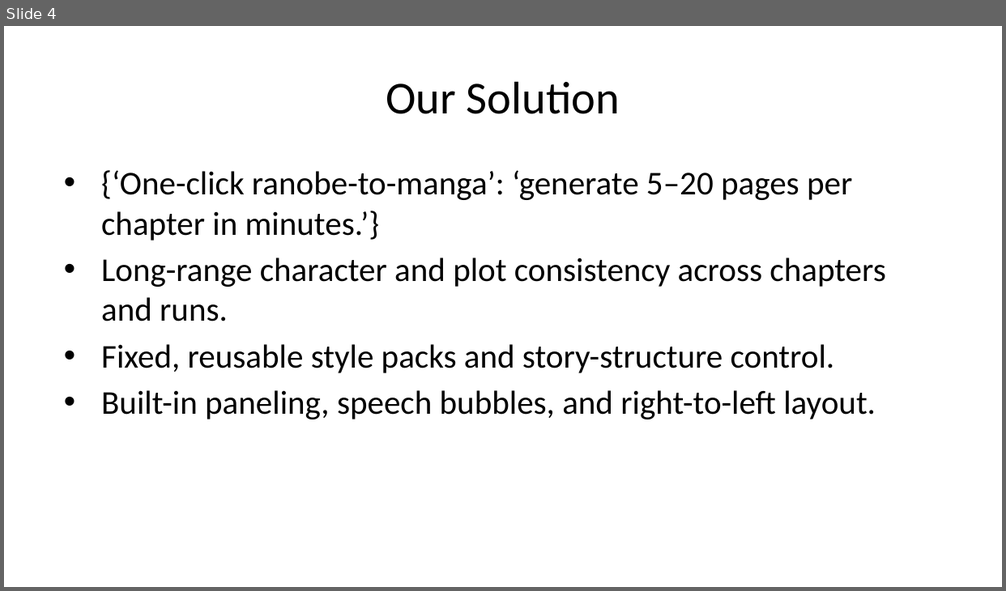
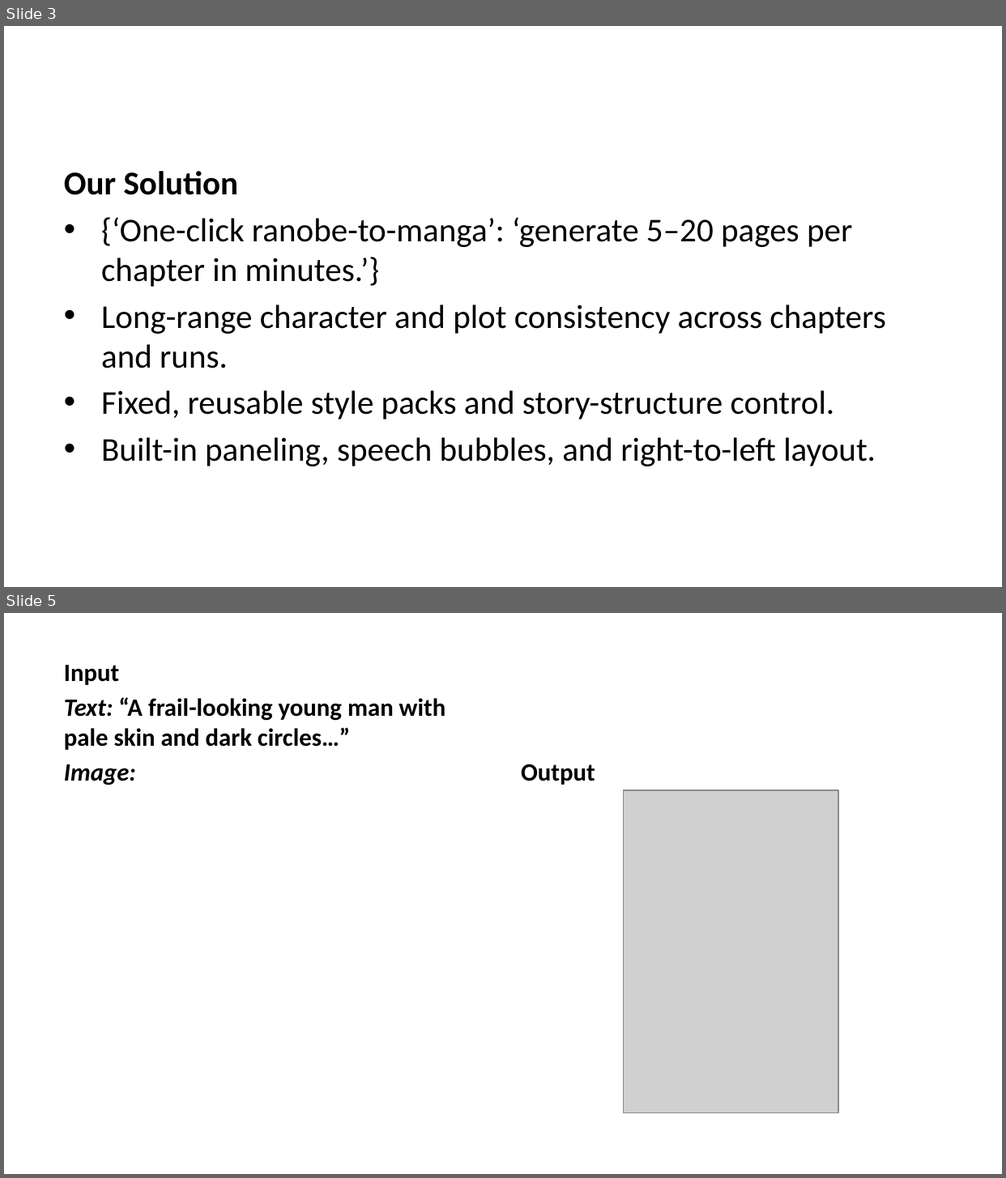
Before and after one commit to comics-factory/pitch-deck, a slide deck: dist/ai-storybook-investor.pptx. Shown one above the other, each under a label of ours: slide 4 before the commit, slides 3 and 5 after it; the slides between them are not shown. The pictures are 1006x591 and 1006x1178 pixels, drawn with LibreOffice and Linux fonts; fonts in the diff are those of the drawing; grey boxes stand for pictures. Boxes give left, top, right and bottom in pixels: in the first picture for what was removed or moved away, otherwise in the second. Text is boxed around its words. In the diff, an @@ line names an element or a change of style, - is before the commit and + after.

```diff
--- a/dist/ai-storybook-investor.pptx
+++ b/dist/ai-storybook-investor.pptx
@@ slide 5 added at bbox=[4, 613, 1002, 1174], background #FFFFFF @@
@@ text added at bbox=[64, 697, 446, 786], 18 pt, text #000000, bold @@
+Input
+Text: “A frail-looking young man with pale skin and dark circles…”
+Image:
@@ text added at bbox=[521, 764, 595, 785], 18 pt, text #000000, bold @@
+Output
@@ picture added at bbox=[624, 790, 838, 1114] @@
@@ what was slide 4 is now slide 3 @@
@@ slide 3 changed as well @@
@@ title removed at bbox=[386, 81, 620, 114] @@
-Our Solution
@@ text at bbox=[64, 171, 239, 195]: paragraph added @@
+Our Solution
```
Also in this commit, not shown: 8 other slides changed, 3 other slides added, 2 slides removed, 36 other files.
